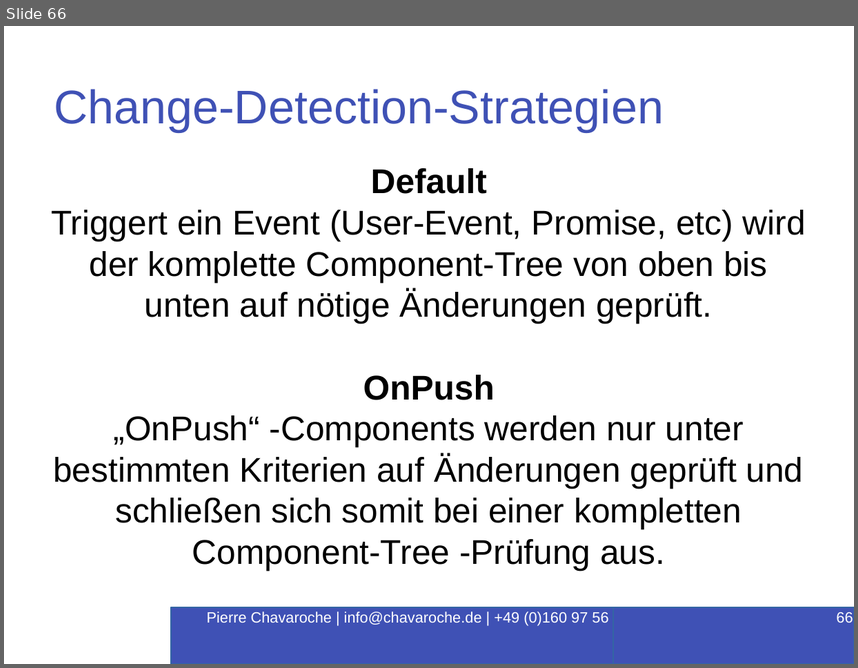
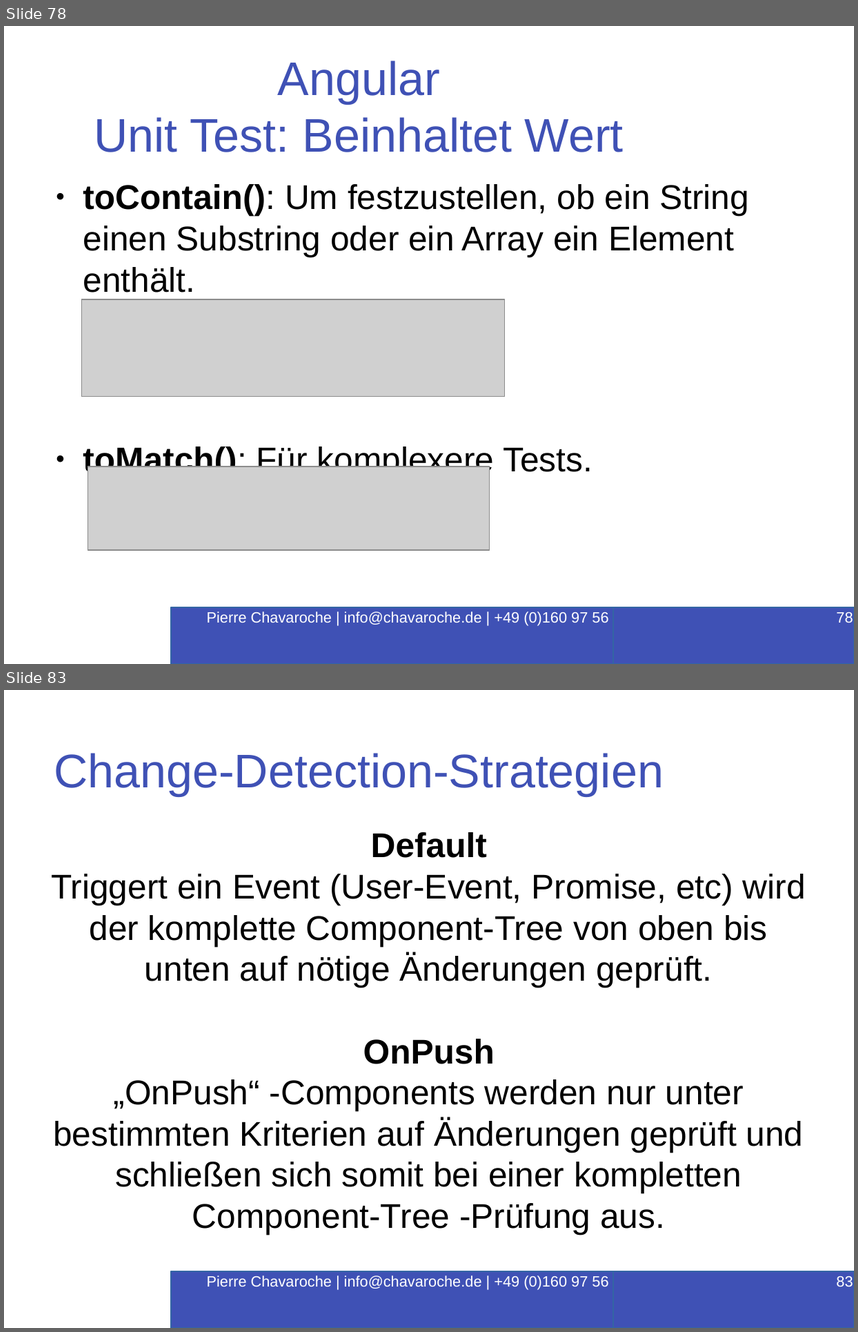
Before and after one commit to PierreChavaroche/workshop-presentation, a slide deck: Angular-RxJS.odp. Shown one above the other, each under a label of ours: slide 66 before the commit, slides 78 and 83 after it; the slides between them are not shown. The pictures are 858x668 and 858x1332 pixels, drawn with LibreOffice and Linux fonts; fonts in the diff are those of the drawing; grey boxes stand for pictures; background and template pictures are left out. Boxes give left, top, right and bottom in pixels: in the first picture for what was removed or moved away, otherwise in the second. Text is boxed around its words. In the diff, an @@ line names an element or a change of style, - is before the commit and + after.

```diff
--- a/Angular-RxJS.odp
+++ b/Angular-RxJS.odp
@@ slide 78 added at (4, 26, 854, 664), background #FFFFFF @@
@@ title added at (94, 60, 624, 152), 44 pt, text #3F51B5 @@
+Angular
+Unit Test: Beinhaltet Wert
@@ text added at (83, 184, 749, 478), 32 pt, text #000000 @@
+● toContain(): Um festzustellen, ob ein String einen Substring oder ein Array ein Element enthält.
+● toMatch(): Für komplexere Tests.
@@ picture added at (82, 299, 506, 397) @@
@@ picture added at (88, 466, 490, 550) @@
@@ rectangle added at (172, 607, 688, 664), fill #3F51B5, outline #3465A4 1.5 pt, 14 pt, text #FFFFFF @@
+Pierre Chavaroche | info@chavaroche.de | +49 (0)160 97 56 16 87
@@ page number added at (613, 607, 854, 664), fill #3F51B5, outline #3465A4 1.5 pt, 14 pt, text #FFFFFF @@
+78
@@ what was slide 66 is now slide 83 @@
@@ page number at (836, 1276, 853, 1286): text changed @@
-66
+83
```
Also in this commit, not shown: 5 slides changed, 13 other slides added, 16 other files.
